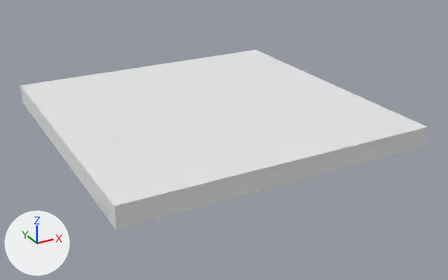
Before and after pictures for a commit that changed the FBX model Source/Assets/Models/Axel/Modular/Int_FloorCornerIn.fbx.
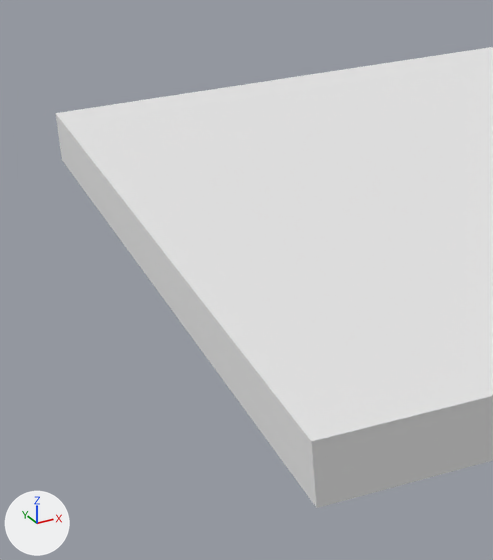
There are two pictures of each version: one whole from a camera (50 mm lens) standing at (-4.16, -6.71, 2.37) and looking at (-1.4, -1.68, -0.14), one close up on the part from 0% to 40% of the width and 16% to 89% of the height. Every picture has the same lights, and +X, +Y and +Z are marked at lower left. Where no turn or scale is listed for an object, it has been applied to the vertices.

The first close-up shows 'Int_FloorCornerIn'.
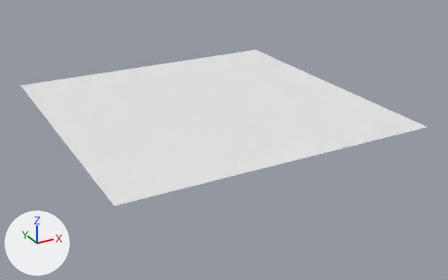
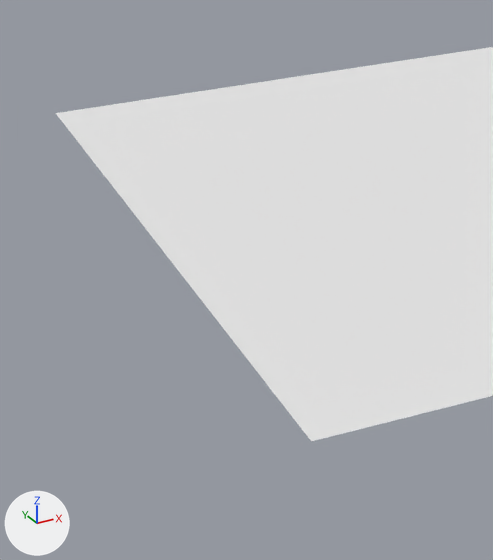
Where the change shows, as pixel boxes [x1, y1, x2, y2] in the close-ups (493 x 560 px):
'Int_FloorCornerIn', reshaped
    before: [56, 47, 493, 508]
    after: [56, 47, 493, 441]
part 1 of me_cube_156, deleted
    before: [56, 114, 493, 508]

The change, as a list of edits to the scene's bpy script:
```text
Change me_cube_156:
    used by ob_int_floorcornerin; location = (0.0, 0.0, 0.0)
    remove me_cube_156.from_pydata(...)  # 72 vertices, 74 faces; spans x -3.0..0.0, y -3.0..0.0, z 0.0..0.2
    add me_cube_156.from_pydata(...)  # 36 vertices, 29 faces; spans x -3.0..0.0, y -3.0..0.0, z 0.2
    me_cube_156 part 1
    36 vertices are removed from x -3.0..0.0, y -3.0..0.0, z 0.0
    45 faces are deleted
```
